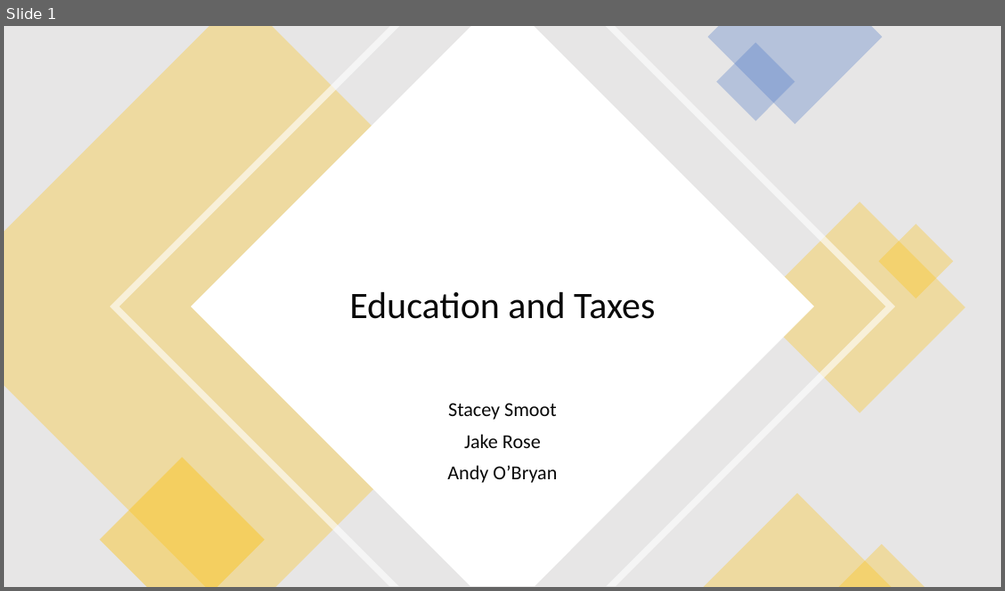
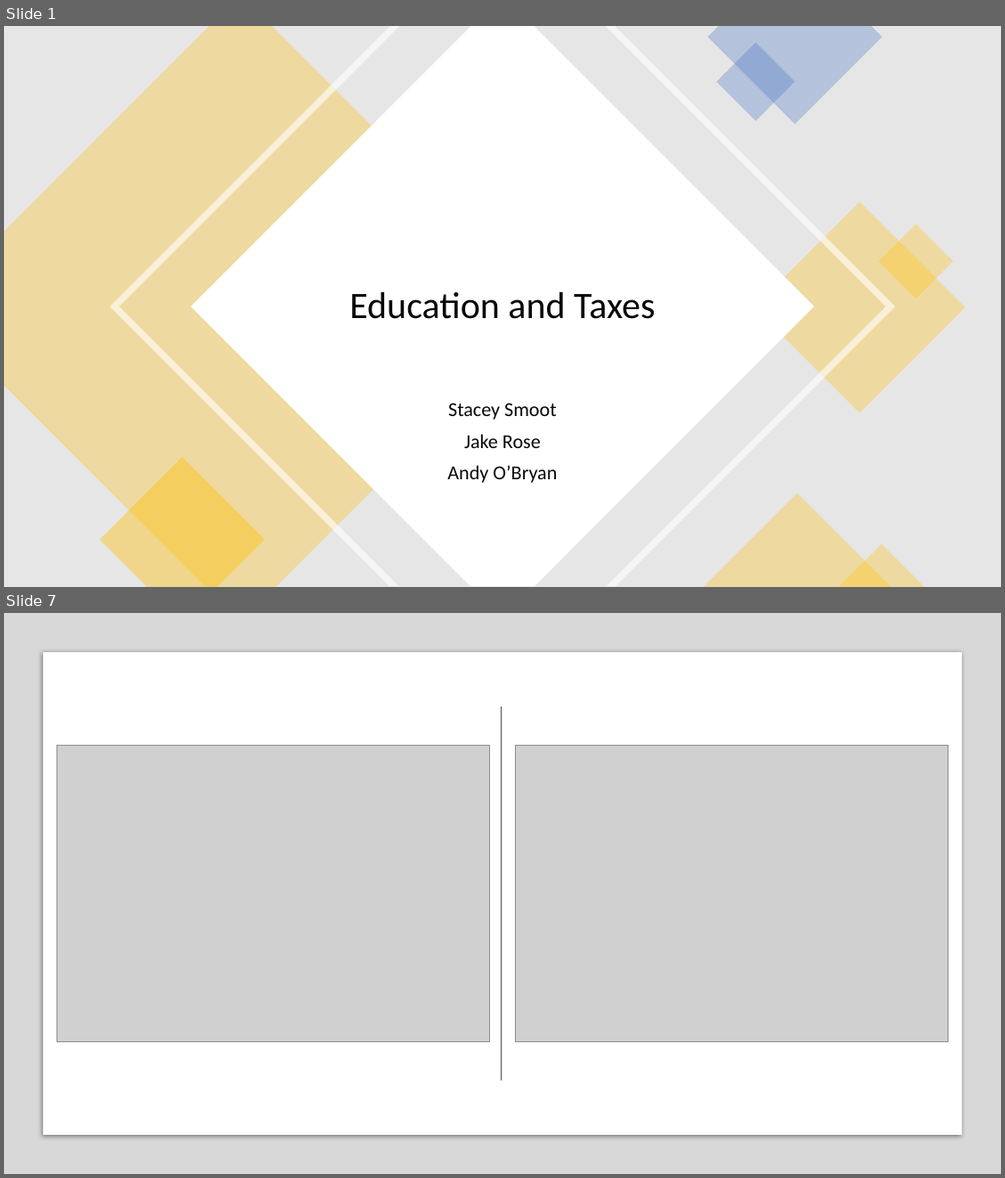
Before and after one commit to staceyj118/Education_and_Taxes, a slide deck: Education and Taxes.pptx. Shown one above the other, each under a label of ours: slide 1 before the commit, slides 1 and 7 after it; the slides between them are not shown. The pictures are 1005x591 and 1005x1178 pixels, drawn with LibreOffice and Linux fonts; fonts in the diff are those of the drawing; grey boxes stand for pictures. Boxes give left, top, right and bottom in pixels: in the first picture for what was removed or moved away, otherwise in the second. Text is boxed around its words. In the diff, an @@ line names an element or a change of style, - is before the commit and + after.

```diff
--- a/Education and Taxes.pptx
+++ b/Education and Taxes.pptx
@@ slide 7 added at [4,613,1001,1174], background #FFFFFF @@
@@ rectangle added at [4,613,1001,1174], fill #808080 at 30% opacity @@
@@ rectangle added at [43,653,962,1135], fill #FFFFFF @@
@@ line added from (502, 706) to (502, 1080), #4E4E4E 0.5 pt @@
@@ picture added at [57,745,489,1041] @@
@@ picture added at [516,745,948,1041] @@
```
Also in this commit, not shown: 2 slides changed, 3 other slides added, 4 other files.
